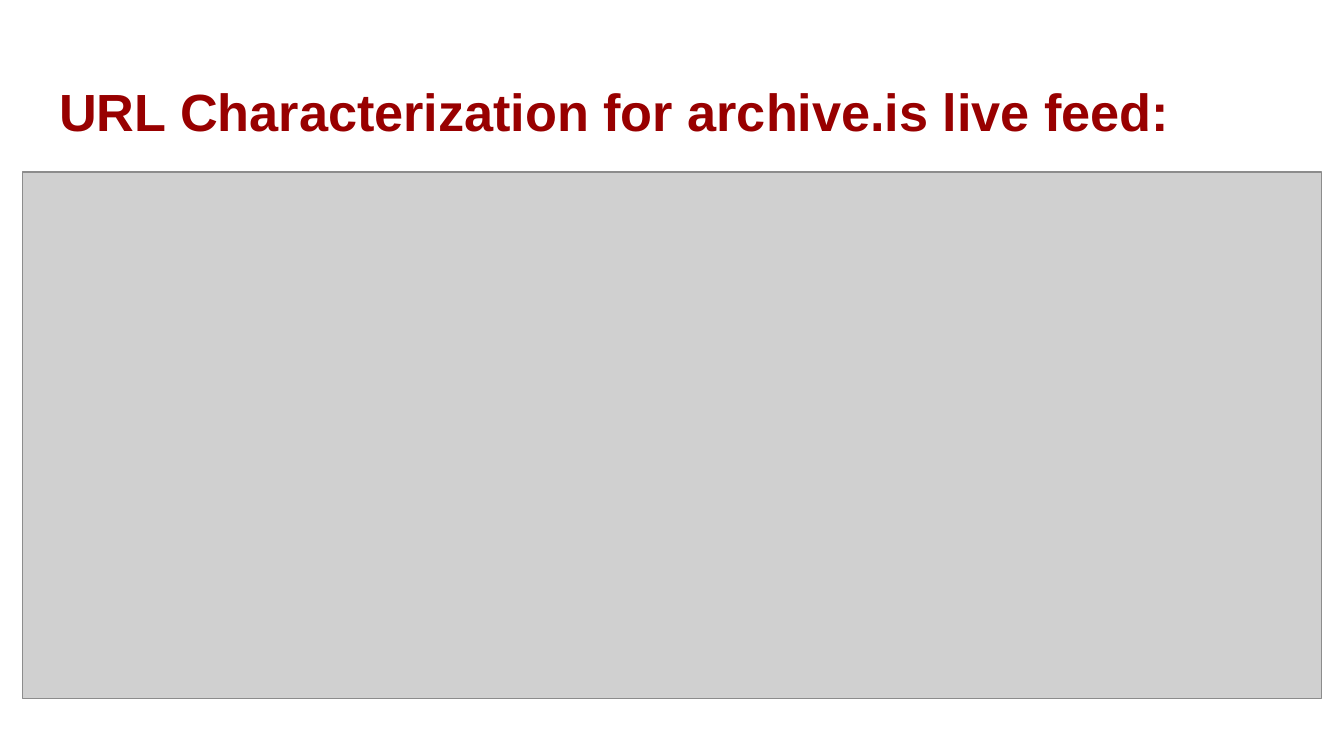
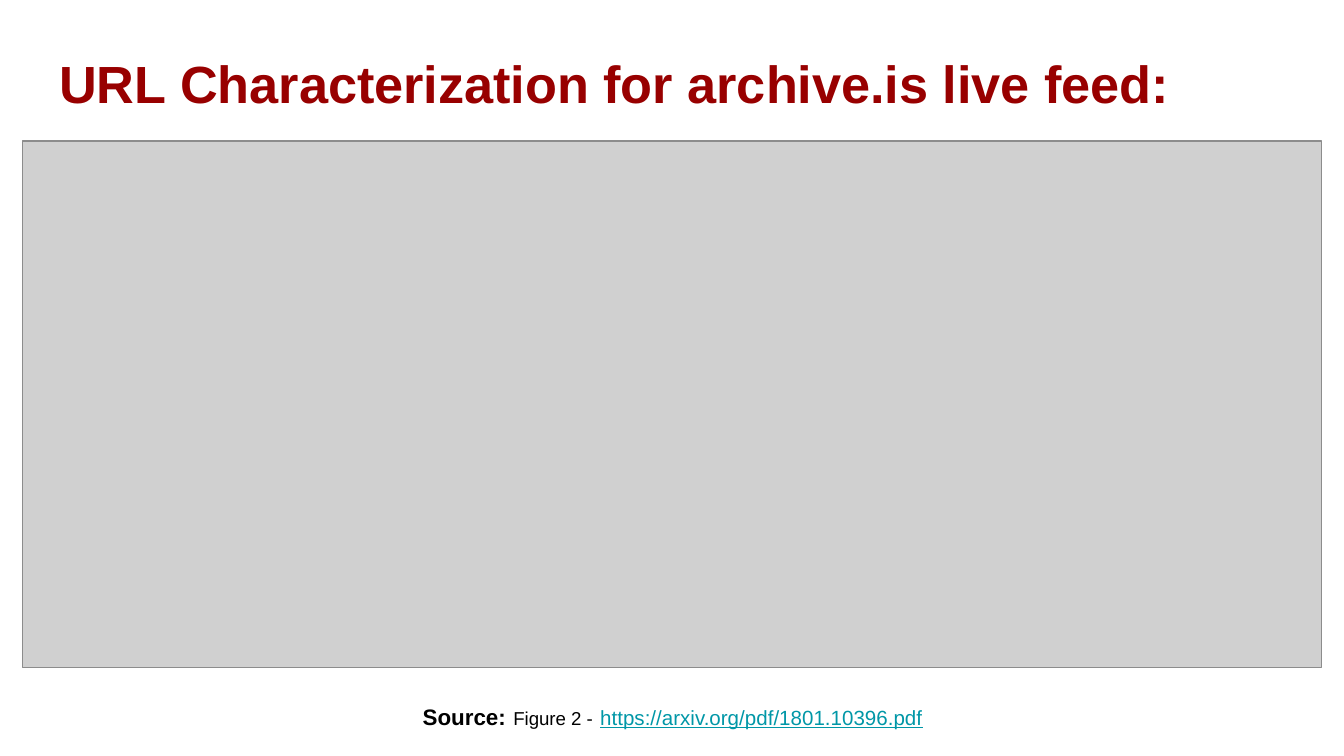
Before and after one commit to phonedude/cs895-s19, a slide deck: slide 10 of assignments/bikkasandra/week-17-presentation/UnderstandingWebArchivingServicesAndTheir(Mis)UseonSocialMedia.pptx. Drawn at 1344x756 pixels with LibreOffice and Linux fonts; fonts in the diff are those of the drawing; grey boxes stand for pictures. Boxes give left, top, right and bottom in pixels: in the first picture for what was removed or moved away, otherwise in the second. Text is boxed around its words. In the diff, an @@ line names an element or a change of style, - is before the commit and + after.

```diff
--- a/assignments/bikkasandra/week-17-presentation/UnderstandingWebArchivingServicesAndTheir(Mis)UseonSocialMedia.pptx
+++ b/assignments/bikkasandra/week-17-presentation/UnderstandingWebArchivingServicesAndTheir(Mis)UseonSocialMedia.pptx
@@ title "URL Characterization for archive.is live ...": place and size @@
-title "URL Characterization for archive.is live ..." at (59, 93, 1169, 132)
+title "URL Characterization for archive.is live ..." at (59, 65, 1169, 104)
@@ picture: place and size @@
-picture at (23, 172, 1322, 699)
+picture at (23, 141, 1322, 668)
@@ text added at (423, 709, 922, 730), 11 pt, text #0097A7, underline @@
+Source: Figure 2 - https://arxiv.org/pdf/1801.10396.pdf
```
Also in this commit, not shown: 10 other slides changed, 1 other file.
